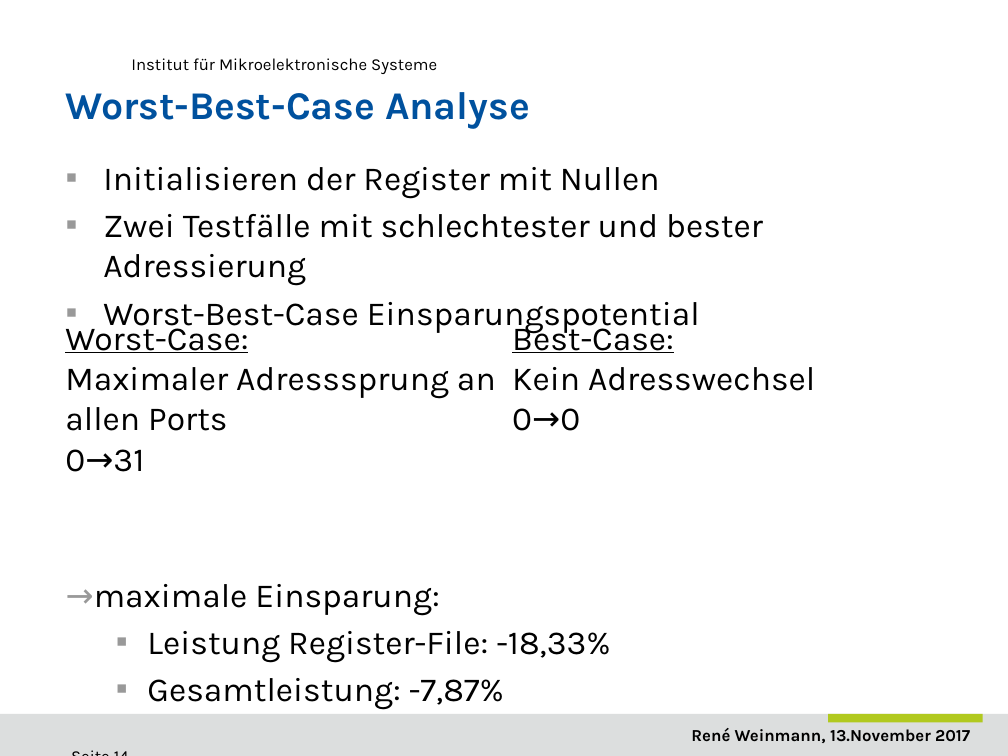
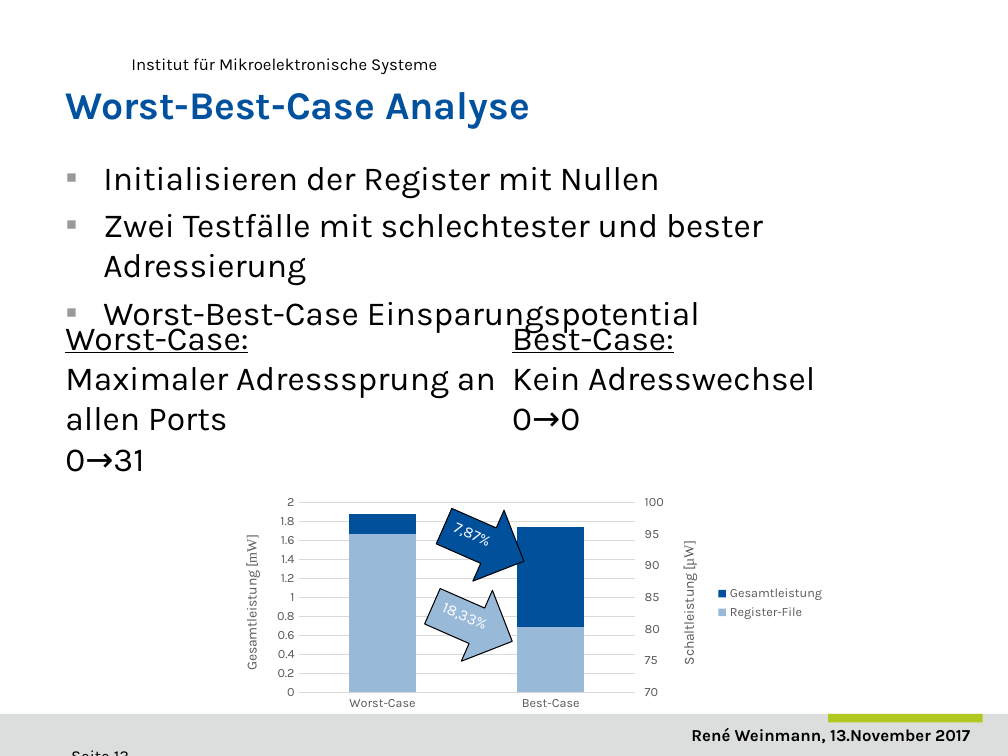
Before and after one commit to ReneWeinmann/Masterarbeit, a slide deck: slide 13 of Presentation_Rene_Weinmann.pptx (slide 14 before the commit). Drawn at 1008x756 pixels with LibreOffice and Linux fonts; fonts in the diff are those of the drawing; background and template pictures are left out. Boxes give left, top, right and bottom in pixels: in the first picture for what was removed or moved away, otherwise in the second. Text is boxed around its words. In the diff, an @@ line names an element or a change of style, - is before the commit and + after.

```diff
--- a/Presentation_Rene_Weinmann.pptx
+++ b/Presentation_Rene_Weinmann.pptx
@@ column chart added at [221, 491, 835, 716] @@
+categories: Worst-Case, Best-Case
+Gesamtleistung: 1.88, 1.75
+Register-File: 95, 80
@@ right arrow added at [429, 491, 540, 597], fill #00509B, outline #000000 0.75 pt, 11 pt, text #FFFFFF @@
+7,87%
@@ text at [66, 584, 610, 710]: paragraphs removed @@
-→maximale Einsparung:
-  ▪ Leistung Register-File: -18,33%
-  ▪ Gesamtleistung: -7,87%
@@ right arrow added at [416, 571, 528, 678], fill #99B9D8, outline #000000 0.75 pt, 11 pt, text #FFFFFF @@
+18,33%
```
Also in this commit, not shown: 11 other slides changed, 1 slide added, 1 slide removed.
